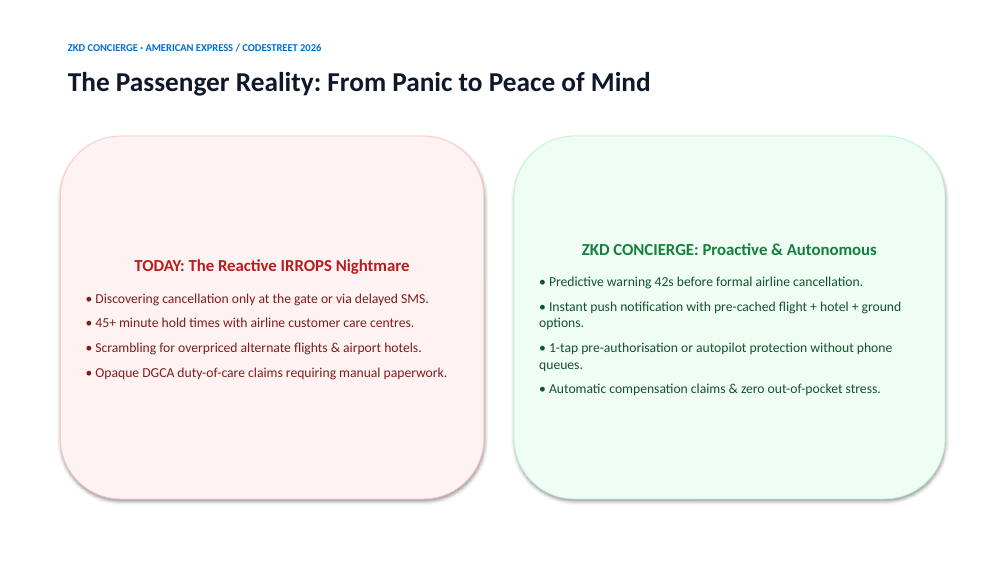
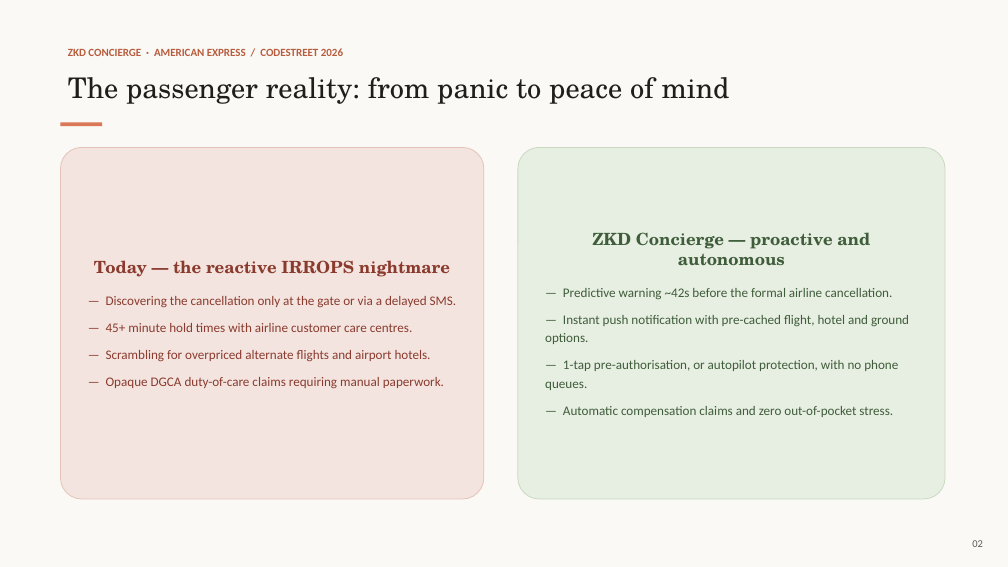
Before and after one commit to Krishna-529/amex-hackathon-2026, a slide deck: slide 2 of assets/deck/ZKD_Concierge_Codestreet_2026.pptx. Drawn at 1008x567 pixels with LibreOffice and Linux fonts; fonts in the diff are those of the drawing. Boxes give left, top, right and bottom in pixels: in the first picture for what was removed or moved away, otherwise in the second. Text is boxed around its words. In the diff, an @@ line names an element or a change of style, - is before the commit and + after.

Commit message:
Redesign pitch deck in Claude visual style
Swap the Amex-blue/slate theme for a Claude-brand palette: warm
cream background, ink text, coral/clay accent, serif display type
with a sans body face. Content and slide structure are unchanged;
only typography, color, and card treatment were redone.

```diff
--- a/assets/deck/ZKD_Concierge_Codestreet_2026.pptx
+++ b/assets/deck/ZKD_Concierge_Codestreet_2026.pptx
@@ rectangle added at (0,0,1008,567), fill #FAF9F5 @@
@@ text "ZKD CONCIERGE · AMERICAN EXPRESS ..." at (68,48,343,56): size 10 to 10.5 pt, text colour #006FCF to #B85C3E @@
@@ text at (68,77,730,104): text changed; size 26 to 27 pt; font Calibri to TeX Gyre Schola; text colour #0F172A to #1F1E1C; bold off @@
-The Passenger Reality: From Panic to Peace of Mind
+The passenger reality: from panic to peace of mind
@@ rounded rectangle "Today — the reactive IRROPS ...": place and size @@
-rounded rectangle "Today — the reactive IRROPS ..." at (60,136,484,499)
+rounded rectangle "Today — the reactive IRROPS ..." at (60,147,484,499)
@@ rounded rectangle "Today — the reactive IRROPS ..." at (60,147,484,499): fill #FEF2F2 to #F4E4DF; outline #FECACA 0.75 pt to #E3C3B8 0.75 pt; shadow off; proportions changed @@
@@ rectangle added at (60,123,102,126), fill #D97757 @@
@@ rounded rectangle "ZKD Concierge — proactive and ...": place and size @@
-rounded rectangle "ZKD Concierge — proactive and ..." at (514,136,945,499)
+rounded rectangle "ZKD Concierge — proactive and ..." at (518,147,945,499)
@@ rounded rectangle "ZKD Concierge — proactive and ..." at (518,147,945,499): fill #F0FDF4 to #E7EEE2; outline #BBF7D0 0.75 pt to #C9D9C0 0.75 pt; shadow off; proportions changed @@
@@ text in rounded rectangle at (545,232,909,417): text changed; size 13 to 12.5 pt; text colour #14532D to #3F5D3A @@
-ZKD CONCIERGE: Proactive & Autonomous
-• Predictive warning 42s before formal airline cancellation.
-• Instant push notification with pre-cached flight + hotel + ground options.
-• 1-tap pre-authorisation or autopilot protection without phone queues.
-• Automatic compensation claims & zero out-of-pocket stress.
+ZKD Concierge — proactive and autonomous
+— Predictive warning ~42s before the formal airline cancellation.
+— Instant push notification with pre-cached flight, hotel and ground options.
+— 1-tap pre-authorisation, or autopilot protection, with no phone queues.
+— Automatic compensation claims and zero out-of-pocket stress.
@@ text in rounded rectangle at (94,260,457,388): text changed; size 13 to 12.5 pt; text colour #7F1D1D to #8A3B2E @@
-TODAY: The Reactive IRROPS Nightmare
-• Discovering cancellation only at the gate or via delayed SMS.
-• 45+ minute hold times with airline customer care centres.
-• Scrambling for overpriced alternate flights & airport hotels.
-• Opaque DGCA duty-of-care claims requiring manual paperwork.
+Today — the reactive IRROPS nightmare
+— Discovering the cancellation only at the gate or via a delayed SMS.
+— 45+ minute hold times with airline customer care centres.
+— Scrambling for overpriced alternate flights and airport hotels.
+— Opaque DGCA duty-of-care claims requiring manual paperwork.
@@ text added at (972,540,983,547), 10 pt, text #5E5A52 @@
+02
```
Also in this commit, not shown: 9 other slides changed, 1 other file.
